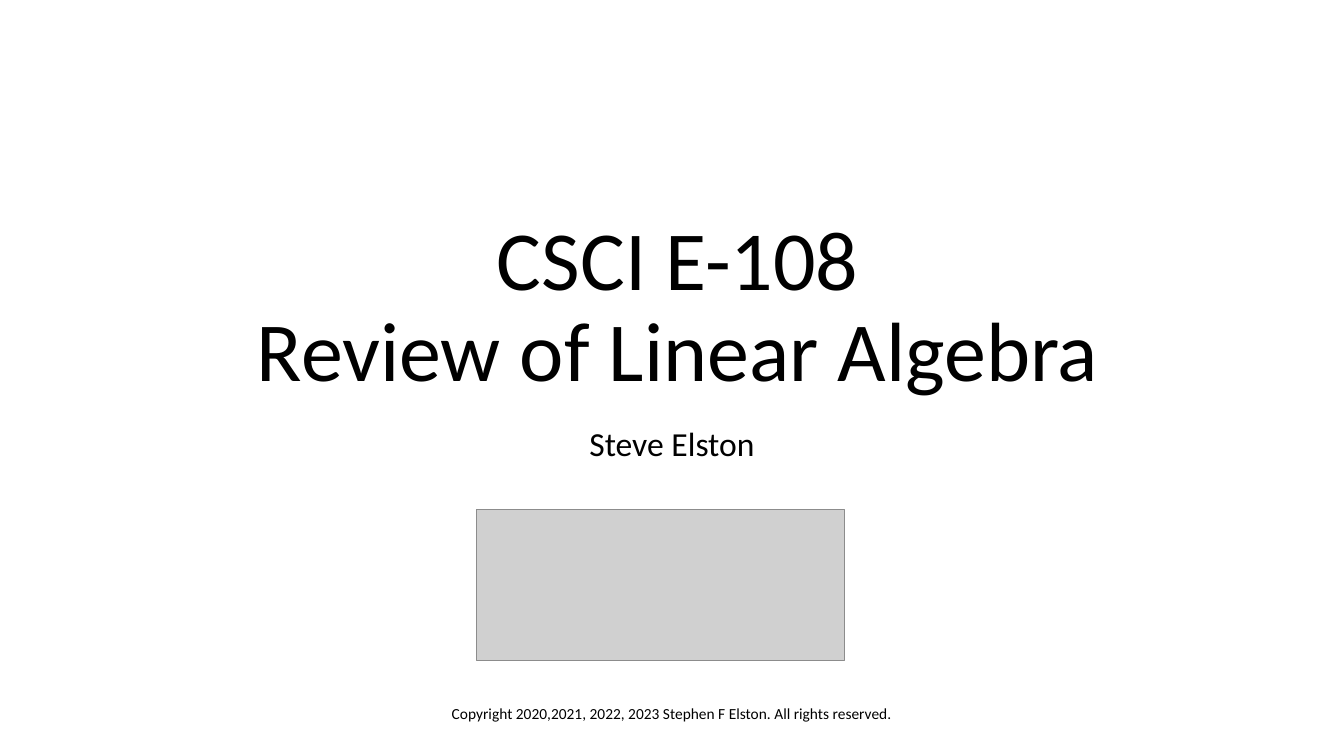
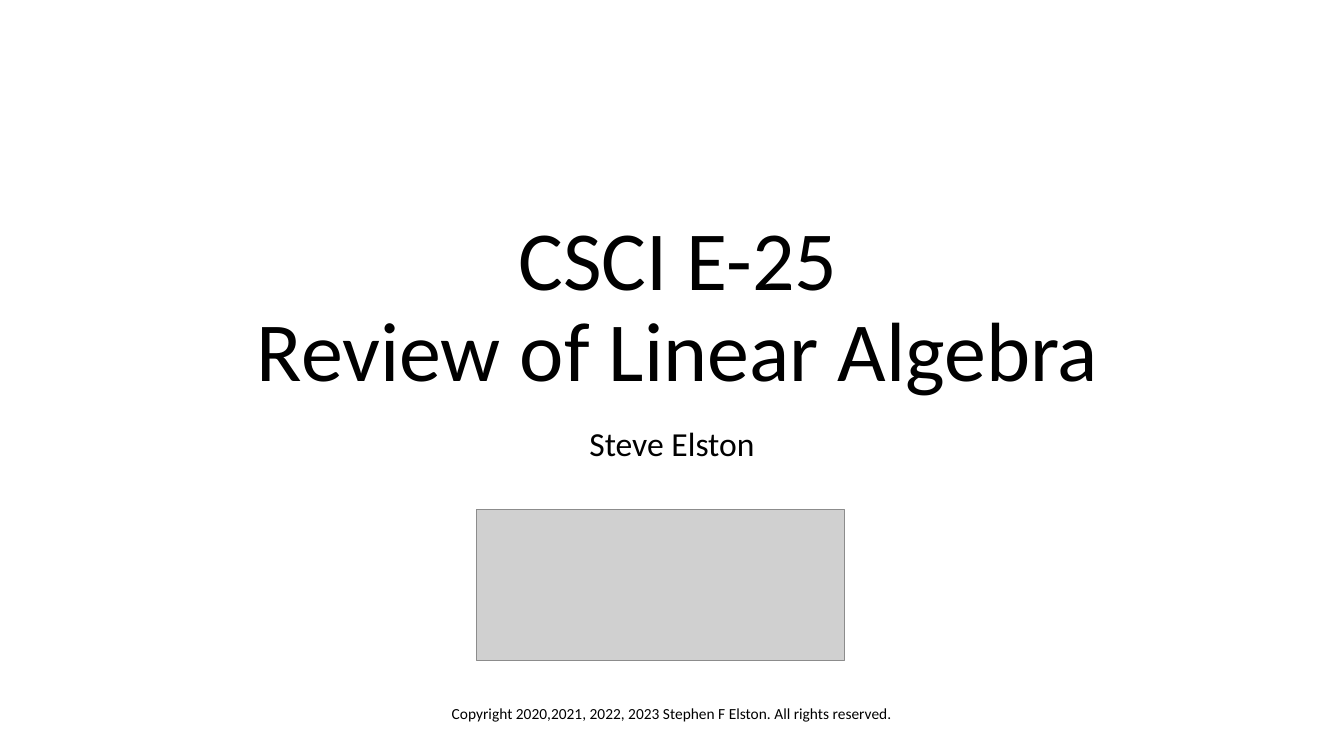
Before and after one commit to StephenElston/CSCI-E25, a slide deck: slide 1 of SuplementaryMaterial/ReviewOfLinearAlgebra.pptx. Drawn at 1344x756 pixels with LibreOffice and Linux fonts; fonts in the diff are those of the drawing; grey boxes stand for pictures. Boxes give left, top, right and bottom in pixels: in the first picture for what was removed or moved away, otherwise in the second. Text is boxed around its words. In the diff, an @@ line names an element or a change of style, - is before the commit and + after.

Commit message:
Updates to linear algebra review slides

```diff
--- a/SuplementaryMaterial/ReviewOfLinearAlgebra.pptx
+++ b/SuplementaryMaterial/ReviewOfLinearAlgebra.pptx
@@ title at <box>257,235,1098,396</box>: text changed @@
-CSCI E-108
-Review of Linear Algebra
+CSCI E-25
+Review of Linear Algebra
```
